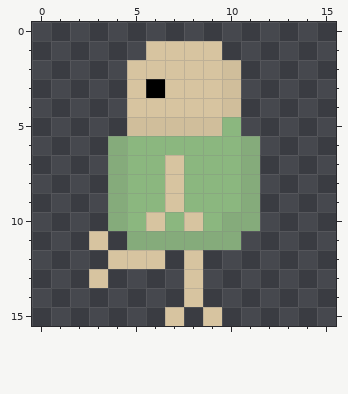
Pixel-art sprite: GameEngine/Graphics/Player/anim/left_walk/player_left_walk01.png. The picture above is the old version.
The file is 16x16 pixels. Pixels under 10% opacity are left out.
After:
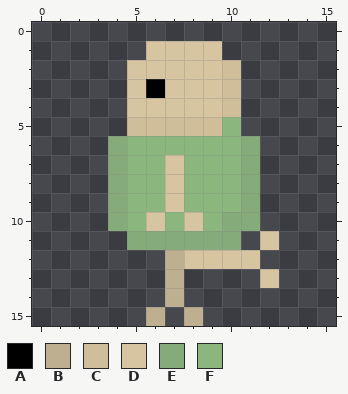
Palette (. is transparent): A #000000  B #bfaf91  C #d0be9b  D #d7c4a0  E #85ab7b  F #8bb77f
The exact change:
The edit adds colour B in rows 12 to 14 at x 7; in row 15 at x 6 and 8.
The edit adds colour D in row 11 at x 12; in row 12 at x 9 to 11; in row 13 at x 12.
Colour D is gone in row 11 at x 3; in row 12 at x 4 to 6; in row 13 at x 3 and 8; in row 14 at x 8; in row 15 at x 7 and 9.
Where, in picture pixels (left, top, right, bottom), the same in both pictures:
changed: (89, 231, 279, 326)
